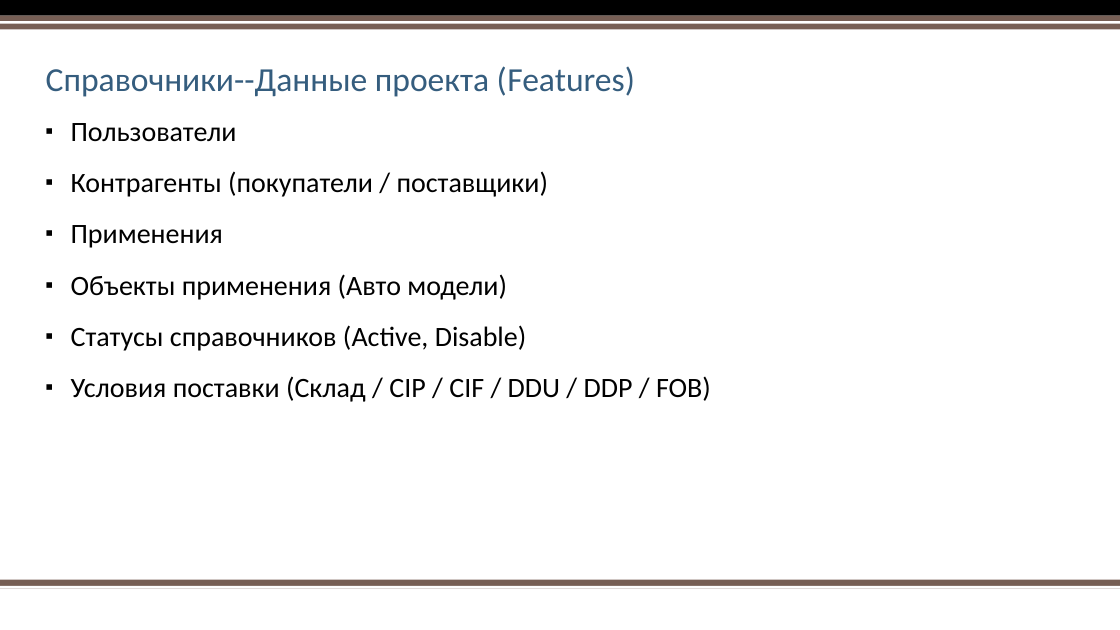
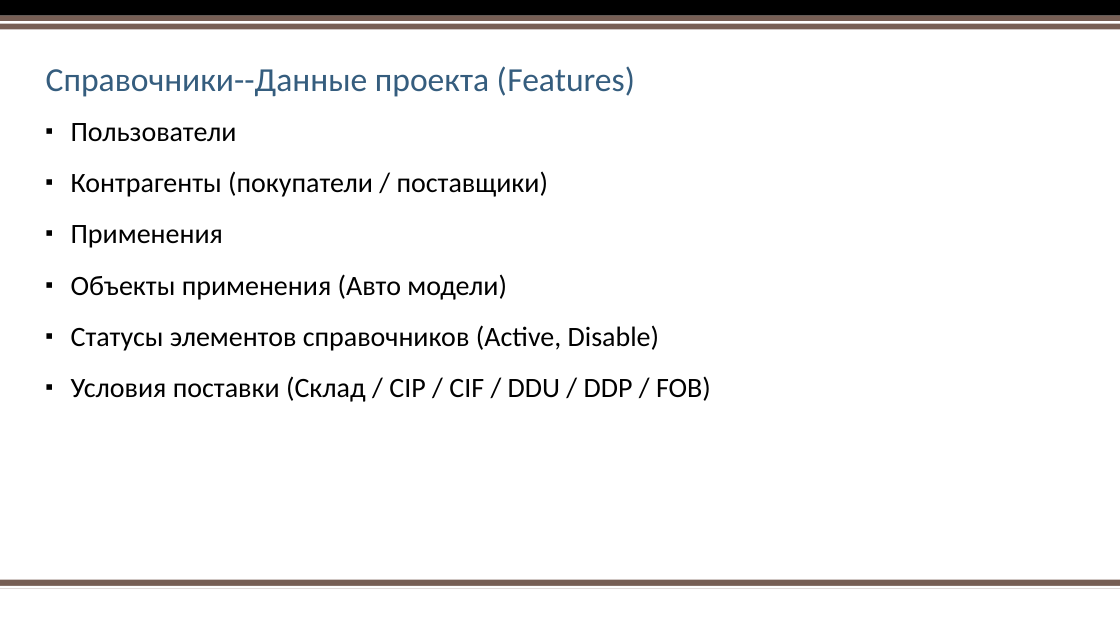
Before and after one commit to AlexPristupa/yatoyat, a slide deck: slide 7 of yatoyat-Project Overview.pptx. Drawn at 1120x630 pixels with LibreOffice and Linux fonts; fonts in the diff are those of the drawing; background and template pictures are left out. Boxes give left, top, right and bottom in pixels: in the first picture for what was removed or moved away, otherwise in the second. Text is boxed around its words. In the diff, an @@ line names an element or a change of style, - is before the commit and + after.

```diff
--- a/yatoyat-Project Overview.pptx
+++ b/yatoyat-Project Overview.pptx
@@ text at (71, 325, 660, 351): text changed @@
-    ▪ Статусы справочников (Active, Disable)
+    ▪ Статусы элементов справочников (Active, Disable)
```
Also in this commit, not shown: 23 other slides changed, 11 slides added.
